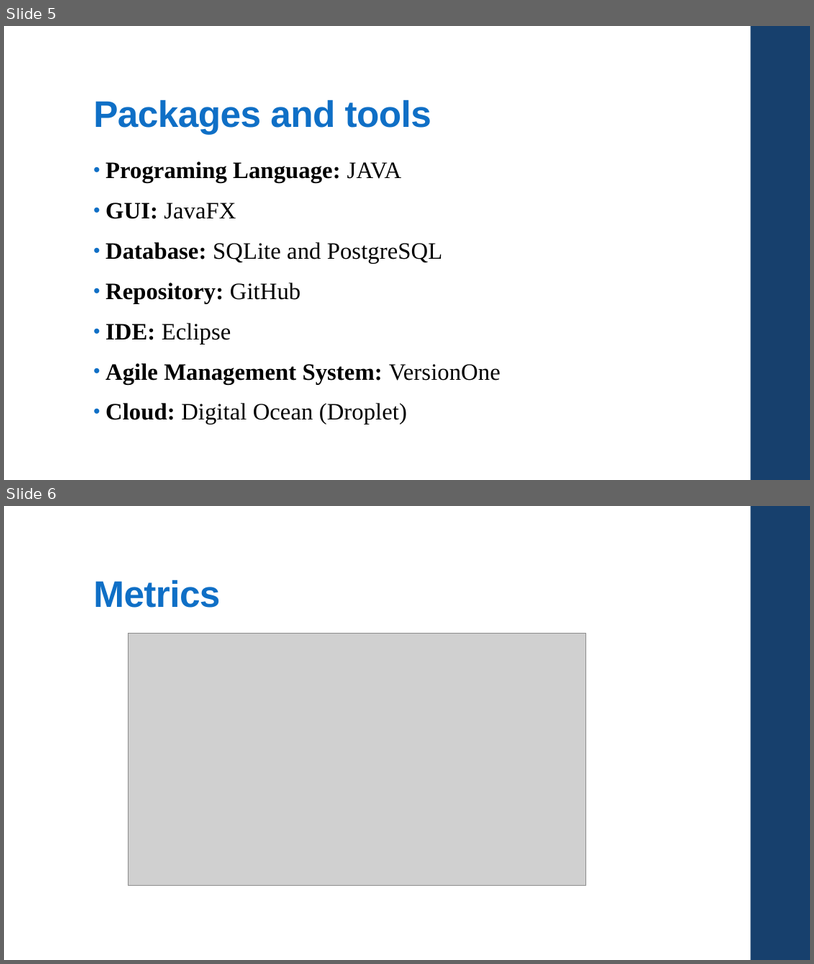
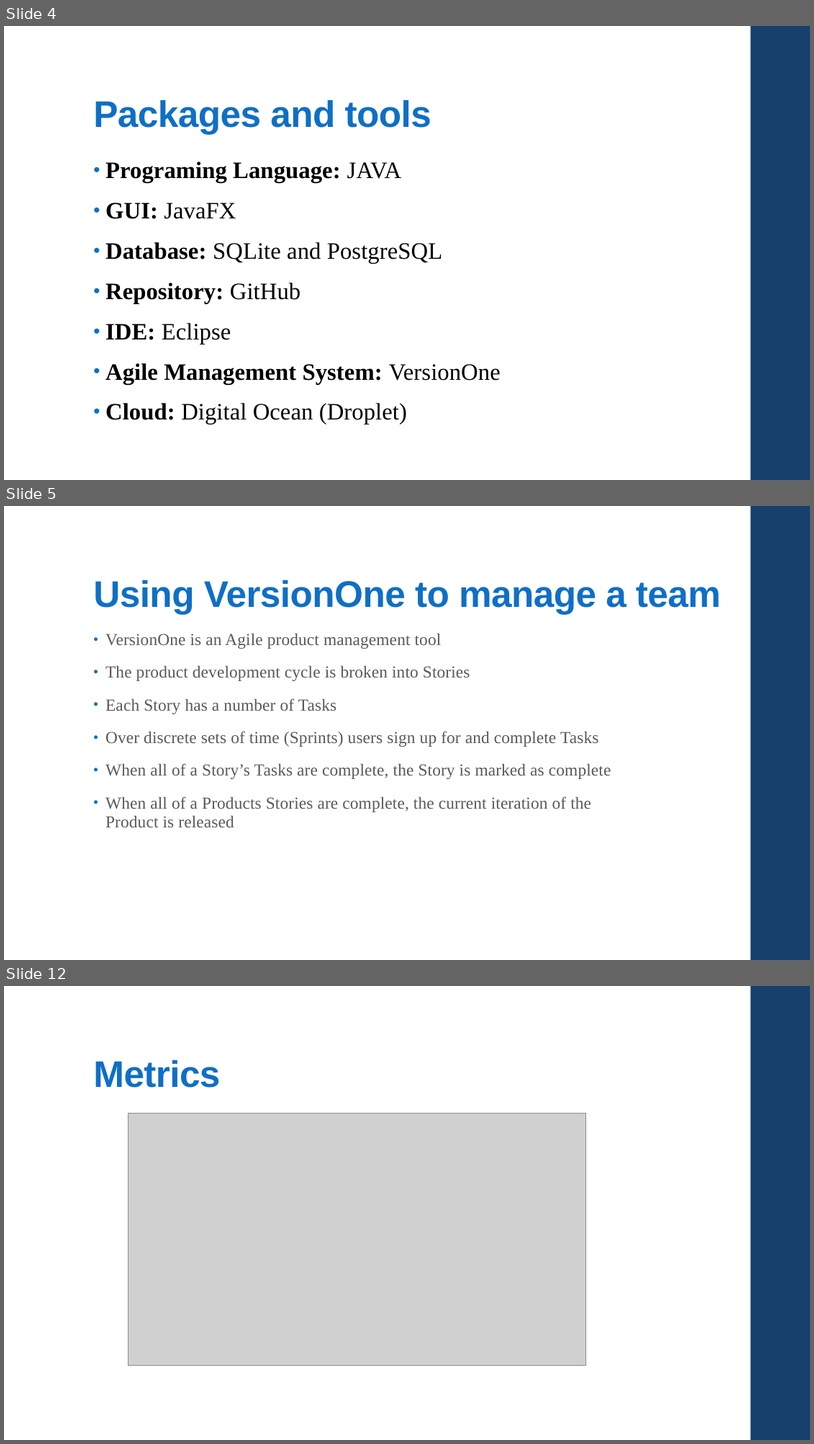
Before and after one commit to csc4350adept/csc4350, a slide deck: Documentation/Pres.pptx. Shown one above the other, each under a label of ours: slides 5 and 6 before the commit, slides 4, 5 and 12 after it; the slides between them are not shown. The pictures are 814x964 and 814x1444 pixels, drawn with LibreOffice and Linux fonts; fonts in the diff are those of the drawing; grey boxes stand for pictures. Boxes give left, top, right and bottom in pixels: in the first picture for what was removed or moved away, otherwise in the second. Text is boxed around its words. In the diff, an @@ line names an element or a change of style, - is before the commit and + after.

```diff
--- a/Documentation/Pres.pptx
+++ b/Documentation/Pres.pptx
@@ slide 5 added at <box>4,506,810,960</box>, background #FFFFFF; not listed: 1 template element that a slide beside it also shows @@
@@ title added at <box>93,579,721,614</box>, 44 pt, text #0F6FC6, bold @@
+Using VersionOne to manage a team
@@ text added at <box>106,633,611,827</box>, 20 pt, text #595959 @@
+• VersionOne is an Agile product management tool
+• The product development cycle is broken into Stories
+• Each Story has a number of Tasks
+• Over discrete sets of time (Sprints) users sign up for and complete Tasks
+• When all of a Story’s Tasks are complete, the Story is marked as complete
+• When all of a Products Stories are complete, the current iteration of the Product is released
@@ what was slide 5 is now slide 4 @@
@@ what was slide 6 is now slide 12 @@
```
Also in this commit, not shown: 2 slides changed, 7 other slides added, 4 slides removed, 5 other files.
